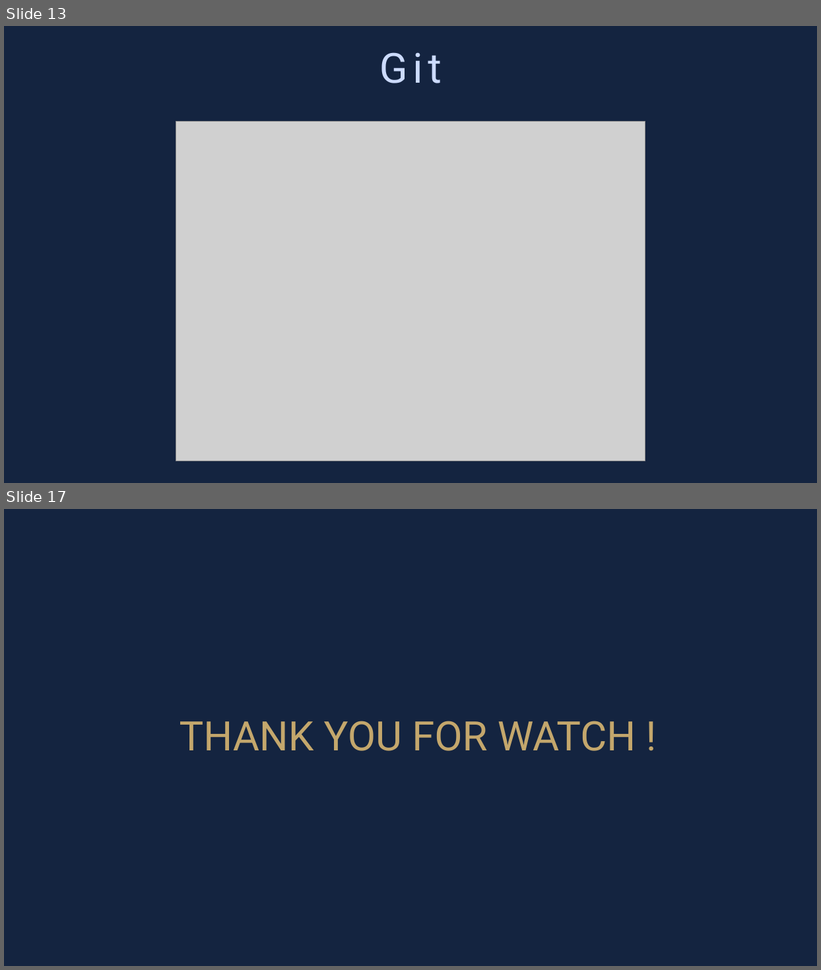
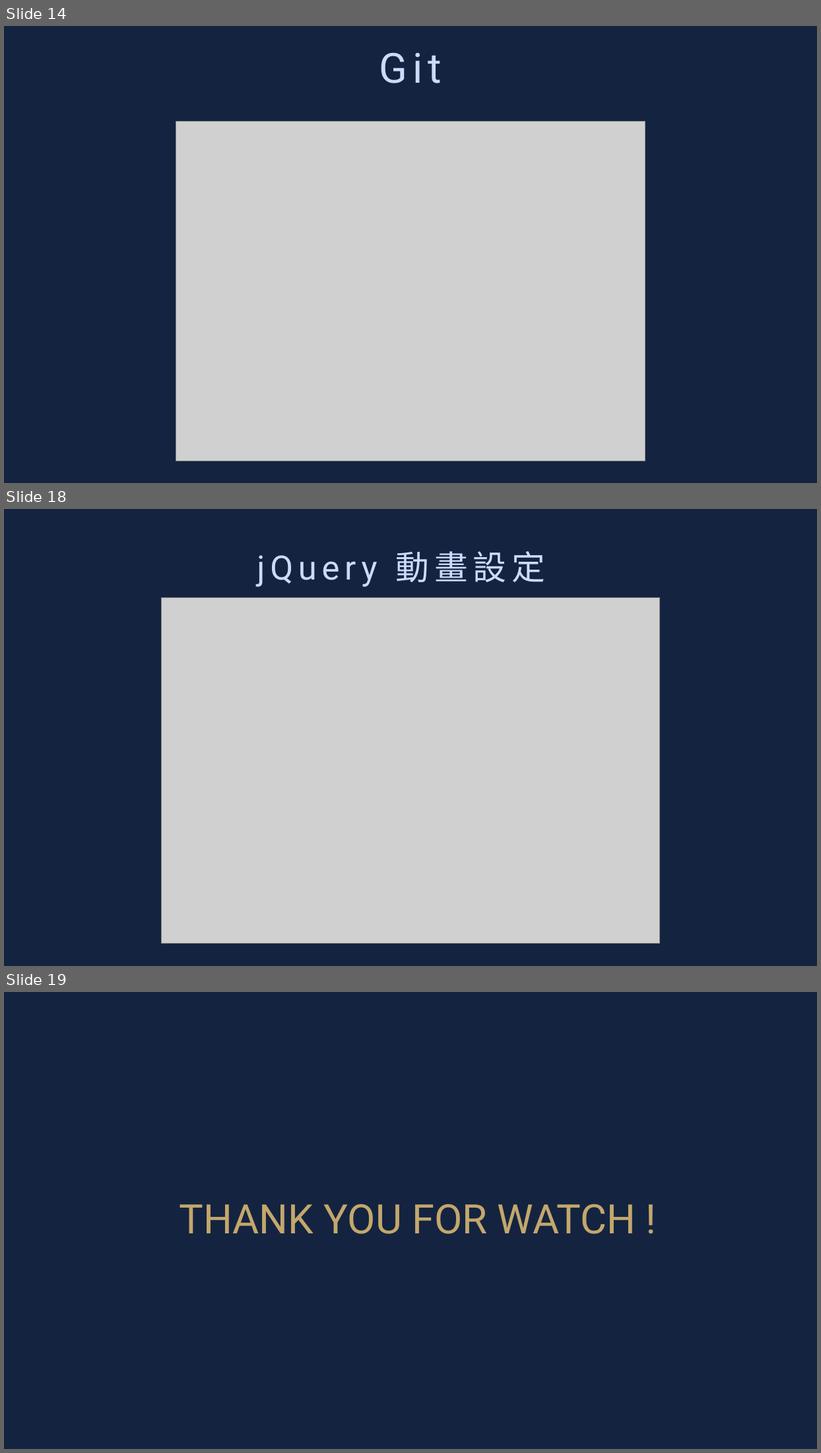
Before and after one commit to leonasdev/WebMidProject, a slide deck: 企劃書.pptx. Shown one above the other, each under a label of ours: slides 13 and 17 before the commit, slides 14, 18 and 19 after it; the slides between them are not shown. The pictures are 821x970 and 821x1453 pixels, drawn with LibreOffice and Linux fonts; fonts in the diff are those of the drawing; grey boxes stand for pictures. Boxes give left, top, right and bottom in pixels: in the first picture for what was removed or moved away, otherwise in the second. Text is boxed around its words. In the diff, an @@ line names an element or a change of style, - is before the commit and + after.

```diff
--- a/企劃書.pptx
+++ b/企劃書.pptx
@@ slide 18 added at (x1=4, y1=509, x2=817, y2=966), background #142440 @@
@@ title added at (x1=257, y1=551, x2=545, y2=587), 39.6 pt, text #CCDBFD @@
+jQuery 動畫設定
@@ picture added at (x1=161, y1=597, x2=660, y2=944) @@
@@ what was slide 13 is now slide 14 @@
@@ what was slide 17 is now slide 19 @@
```
Also in this commit, not shown: 1 slide changed, 4 other slides added, 3 slides removed.
